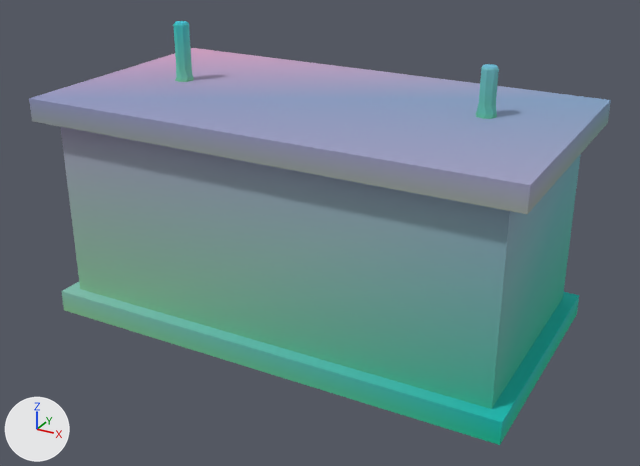
One commit to the glTF model assets/kit/altar.glb: the scene before it, then after it.
Rendered twice from a 50 mm lens placed at (1.77, -3.2, 2.01), pointed at (0.04, -0.07, 0.44). Lighting does not change. The marker at lower left points along +X, +Y and +Z. The older version comes first. Vertices at exactly the same position are counted once.

Objects in the first picture: 'altar_body', 'candle', 'candle.001'.
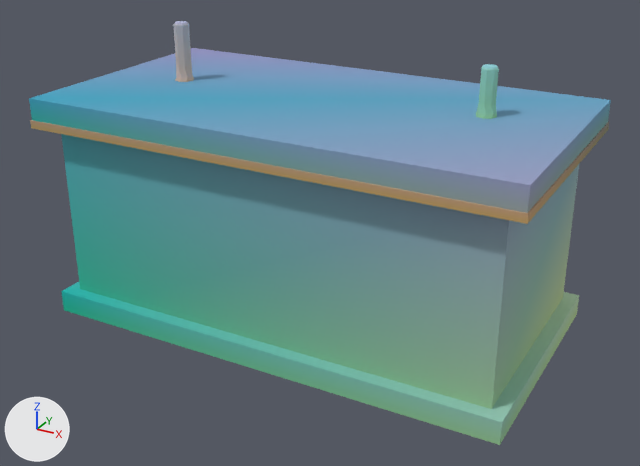
Where the change shows, as pixel boxes [x1, y1, x2, y2] in the pictures (640 x 466 px):
'altar_gilt', added: after [30, 120, 609, 224]
part 1 of me_altar_body, recoloured: [29, 48, 611, 445] in both
part 2 of me_candle, recoloured (cyan to light grey): [173, 24, 192, 71] in both
part 3 of me_candle, recoloured: [174, 21, 189, 26] in both
part 4 of me_candle, recoloured: [175, 69, 192, 82] in both
part 5 of me_candle, recoloured: [175, 75, 194, 82] in both

What changed in the scene script:
```text
Add mat_m_gold:
    mat_m_gold = bpy.data.materials.new('M_gold')
    # nodes: BsdfPrincipled, Mix, OutputMaterial, VertexColor
    # colours: yellow #edd389, mixed with the vertex colours
Change me_altar_body:
    where me_altar_body.from_pydata(...)  # 24 vertices, 36 faces; spans x -1.08..1.08, y -0.58..0.58, z 0.0..1.02
    used by ob_altar_body; location = (0.0, 0.0, 0.0)
    me_altar_body part 1: 36 faces centred in x -1.08..1.08, y -0.58..0.58, z 0.0..1.02 are repainted in the vertex colours, in many colours
Change me_candle:
    where me_candle.from_pydata(...)  # 40 vertices, 76 faces; spans x -0.044..0.044, y -0.044..0.044, z 0.0..0.26
    used by ob_candle; location = (-0.7, 0.0, 1.02)
    me_candle part 2: 16 faces centred in x -0.032..0.032, y -0.032..0.032, z 0.117..0.183 are repainted in the vertex colours; the middle colour goes from cyan #5ed7d1 to light grey #cac5d1
    me_candle part 3: 22 faces centred in x -0.029..0.029, y -0.029..0.029, z 0.253..0.26 are repainted in the vertex colours; the middle colour goes from cyan #3ed5f8 to blue #bdc5f8
    me_candle part 4: 24 faces centred in x -0.035..0.035, y -0.035..0.035, z 0.013..0.04 are repainted in the vertex colours; the middle colour goes from cyan #75d8c8 to light grey #d7c5c8
    me_candle part 5: 14 faces centred in x -0.037..0.037, y -0.037..0.037, z 0.0..0.007 are repainted in the vertex colours; the middle colour goes from green #76d9b2 to beige #dac6b2
Add me_altar_gilt:
    me_altar_gilt.from_pydata(...)  # a box spanning x -1.08..1.08, y -0.58..0.58, z 0.89..0.92
    me_altar_gilt.materials.append(mat_m_gold)
Add ob_altar_gilt:
    ob_altar_gilt = bpy.data.objects.new('altar_gilt', me_altar_gilt)
    ob_altar_gilt.location = (0.0, 0.0, 0.0)
```
